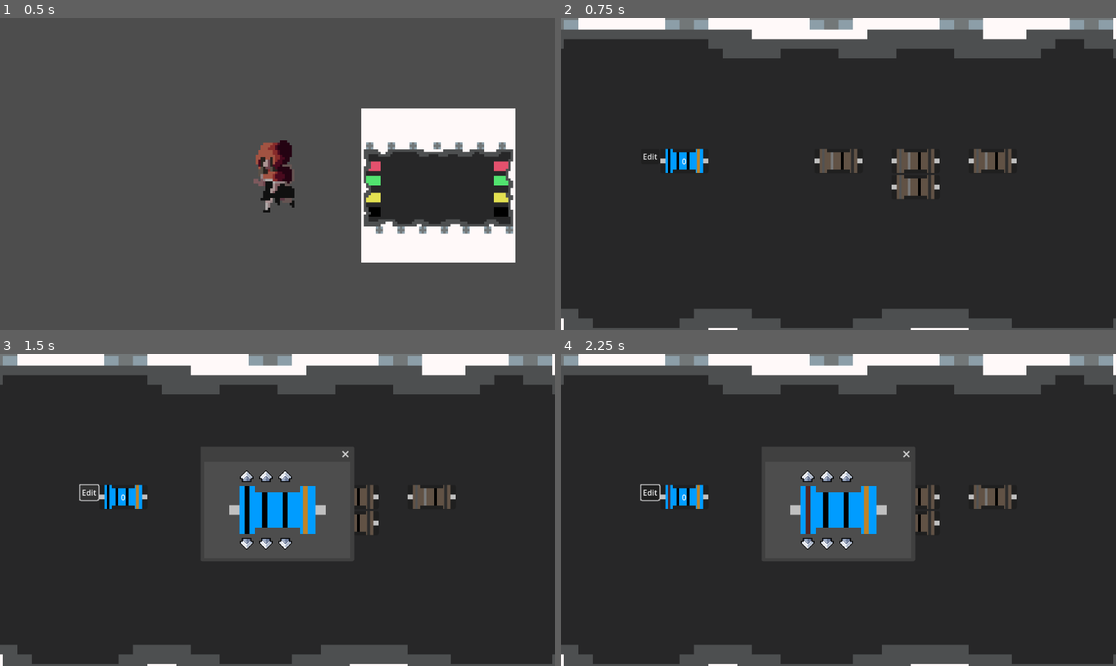
Above: before the commit, frames 1-4 (two rows, left to right).
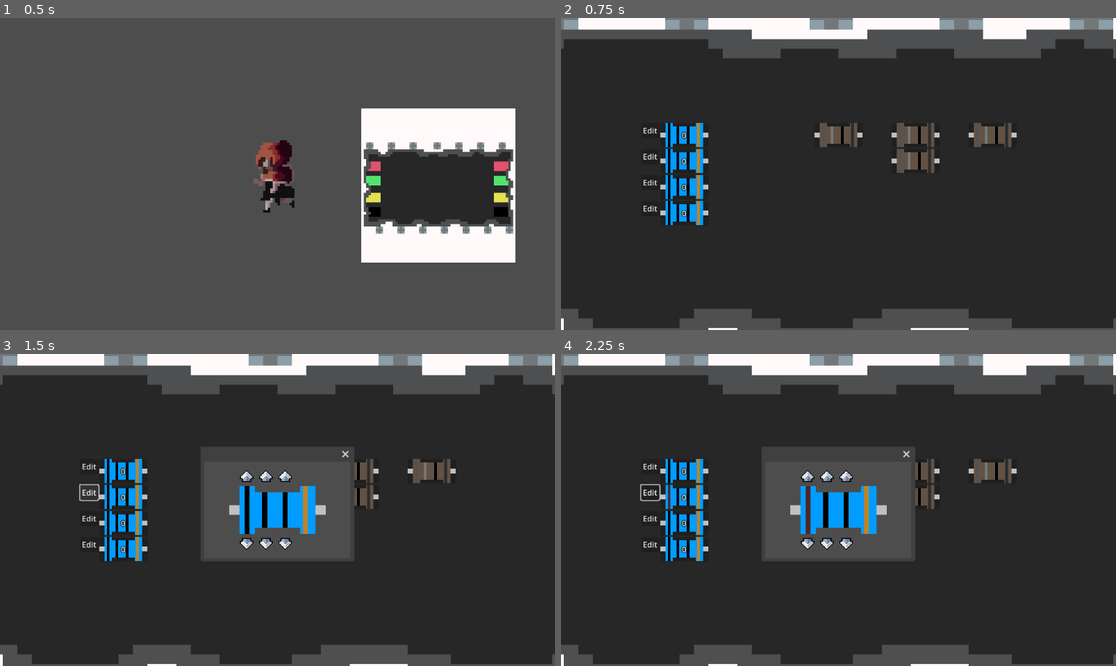
Above: after the commit, the same moments.

Repository: RacoonDOEggs/ProviderGame
Game: Godot game, scene res://scenes/levels/test_level.tscn
Same seed, same stepped clock (60 frames per second), same inputs: the game is played once before the commit and once after it.
Inputs (mouse positions are in pixels of both pictures, inside the frame that each line leads up to):
- Up to frame 1 (0.5 s): no input
- Up to frame 2 (0.75 s): tap Enter at 0.5 s; move the mouse to (999, 186) at 0.52 s; press the mouse at (999, 186) at 0.53 s; hold D (right) from 0.53 s (still down)
- Up to frame 3 (1.5 s): release D (right) at 1.25 s; release the mouse at (438, 522) at 1.25 s; click "Edit" at 1.25 s
- Up to frame 4 (2.25 s): click (805, 475) at 2 s

Frame 1 is identical in both runs. In frame 2, 4.1% of the frame differs, in the area x 14-83%, y 33-67%; in frame 3, 2.8%; in frame 4, 2.8%.

Commit message:
getting up to date

Diff:
--- a/scenes/ui/electrical_box_ui.tscn
+++ b/scenes/ui/electrical_box_ui.tscn
@@ -120,6 +120,24 @@
 texture = ExtResource("5_pq8tp")
 object_id = 1
 
+[node name="ResistorReceptacle2" parent="PanelWindow/HBoxContainer/VBoxContainer" instance=ExtResource("5_5clvd")]
+material = SubResource("ShaderMaterial_uw6v7")
+layout_mode = 2
+texture = ExtResource("5_pq8tp")
+object_id = 1
+
+[node name="ResistorReceptacle3" parent="PanelWindow/HBoxContainer/VBoxContainer" instance=ExtResource("5_5clvd")]
+material = SubResource("ShaderMaterial_uw6v7")
+layout_mode = 2
+texture = ExtResource("5_pq8tp")
+object_id = 1
+
+[node name="ResistorReceptacle4" parent="PanelWindow/HBoxContainer/VBoxContainer" instance=ExtResource("5_5clvd")]
+material = SubResource("ShaderMaterial_uw6v7")
+layout_mode = 2
+texture = ExtResource("5_pq8tp")
+object_id = 1
+
 [node name="VBoxContainer2" type="VBoxContainer" parent="PanelWindow/HBoxContainer"]
 custom_minimum_size = Vector2(100, 50)
 layout_mode = 2
--- a/scenes/ui/resistor_receptacle.tscn
+++ b/scenes/ui/resistor_receptacle.tscn
@@ -17,6 +17,10 @@
 shader_parameter/newColor1 = Color(0, 0, 0, 1)
 shader_parameter/newColor2 = Color(0, 0, 0, 1)
 shader_parameter/newColor3 = Color(0, 0, 0, 1)
+
+[sub_resource type="LabelSettings" id="LabelSettings_cwfgj"]
+outline_size = 5
+outline_color = Color(0, 0, 0, 1)
 
 [sub_resource type="ShaderMaterial" id="ShaderMaterial_xongq"]
 shader = ExtResource("2_2ds4j")
@@ -60,6 +64,7 @@
 offset_bottom = 11.5
 grow_horizontal = 2
 grow_vertical = 2
+label_settings = SubResource("LabelSettings_cwfgj")
 horizontal_alignment = 1
 
 [node name="MarginContainer" type="MarginContainer" parent="." index="2"]
Not shown: 1 places in scenes/ui/resistor_receptacle.tscn that only renumber resources
